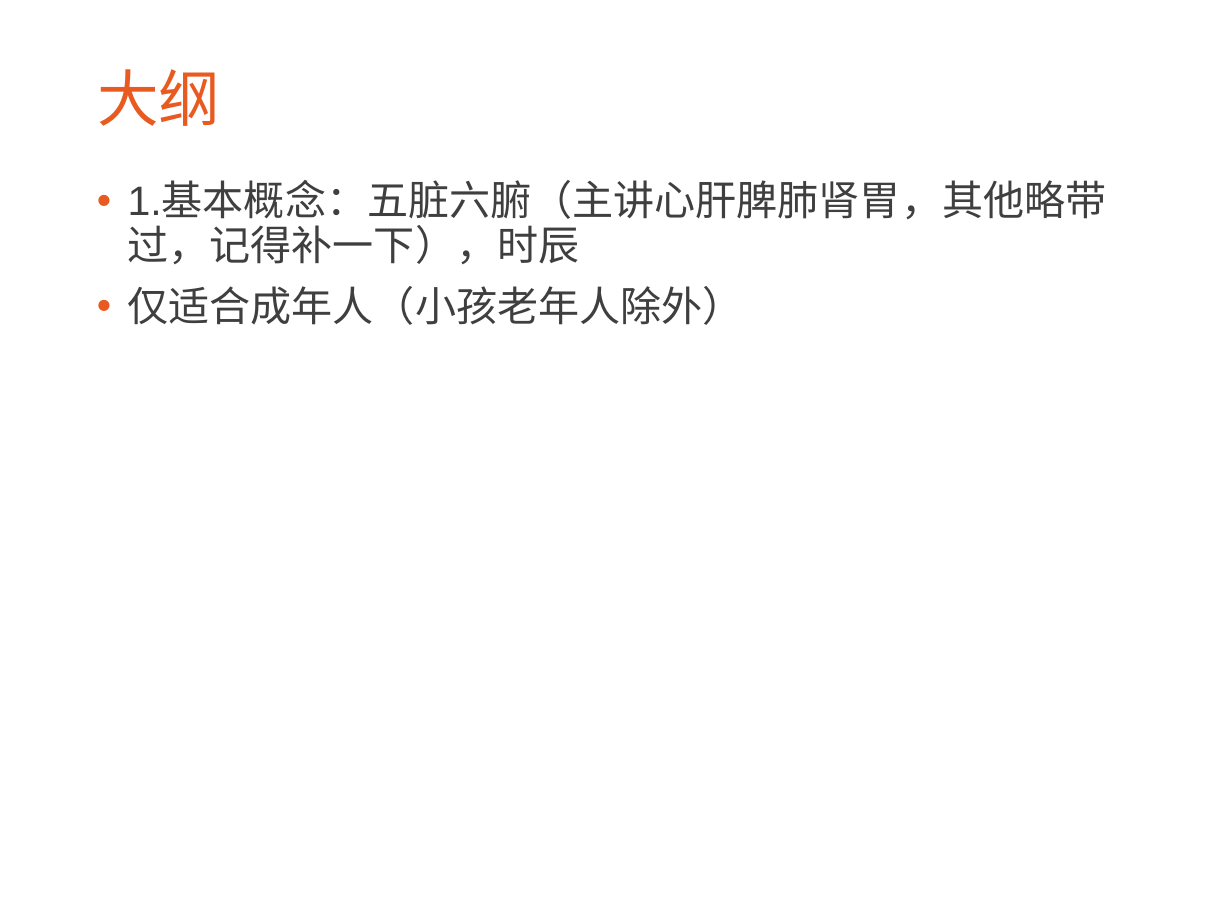
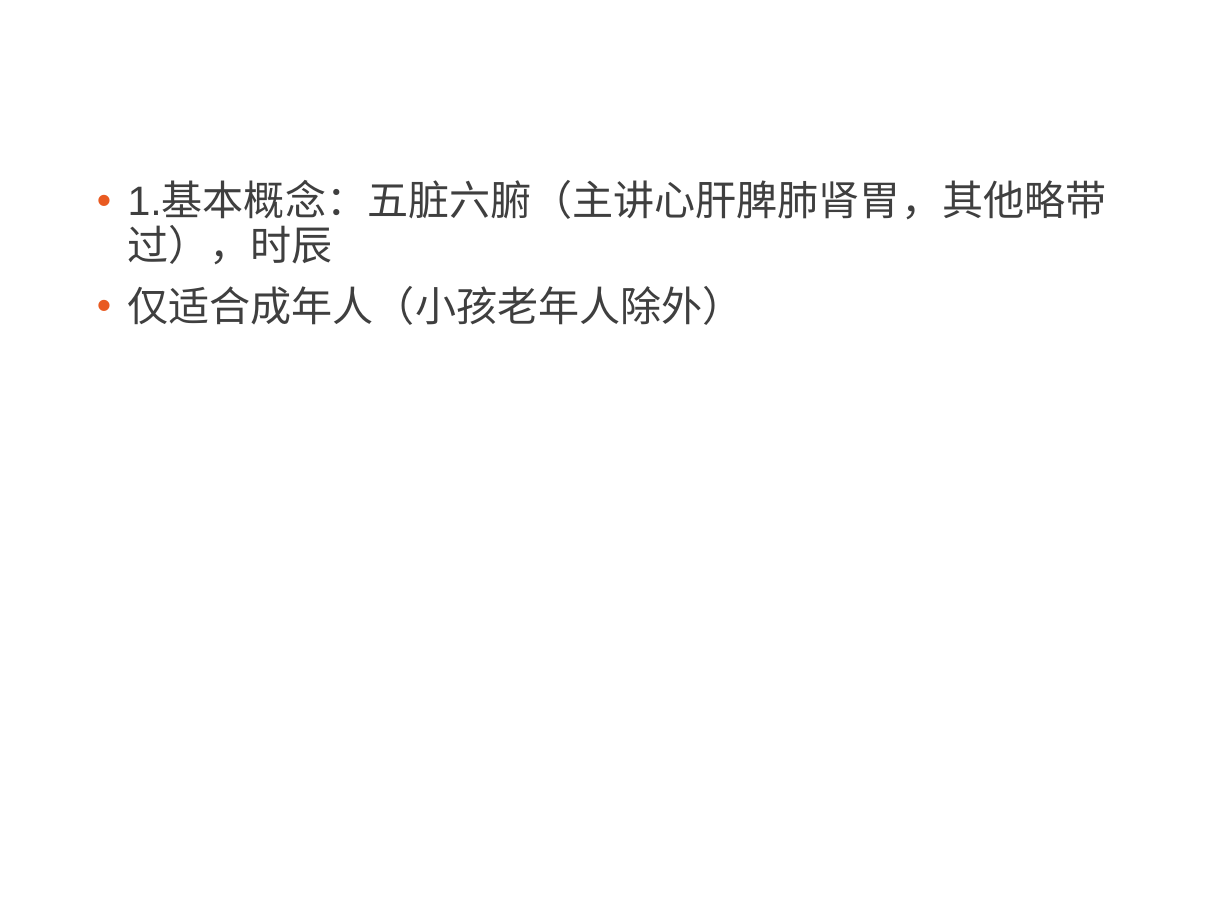
Before and after one commit to CatMan1994/file, a slide deck: slide 2 of 中医与养生分享会/中医与养生.ppt. Drawn at 1232x924 pixels with LibreOffice and Linux fonts; fonts in the diff are those of the drawing; background and template pictures are left out. Boxes give left, top, right and bottom in pixels: in the first picture for what was removed or moved away, otherwise in the second. Text is boxed around its words. In the diff, an @@ line names an element or a change of style, - is before the commit and + after.

```diff
--- a/中医与养生分享会/中医与养生.ppt
+++ b/中医与养生分享会/中医与养生.ppt
@@ title removed at box(97, 69, 220, 126) @@
-大纲
@@ text at box(128, 183, 1107, 264): text changed @@
-• 1.基本概念：五脏六腑（主讲心肝脾肺肾胃，其他略带过，记得补一下），时辰
+• 1.基本概念：五脏六腑（主讲心肝脾肺肾胃，其他略带过），时辰
```
Also in this commit, not shown: 9 other slides changed, 1 slide added, 2 slides removed, 1 other file.
